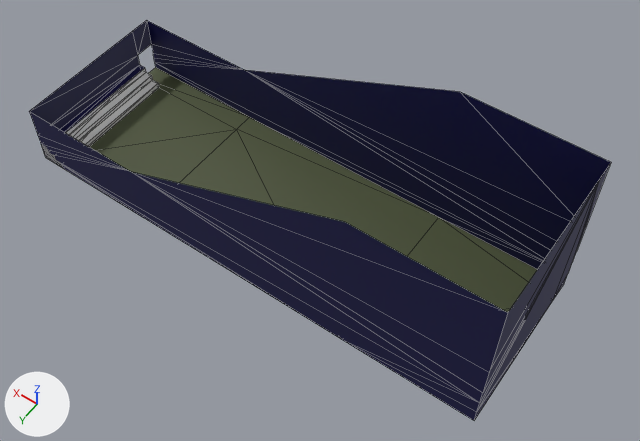
Two versions of the glTF model public/Models/Fronton.glb, one commit apart.
Rendered twice from a 50 mm camera at (-1.45, 1.83, 2.98) aimed at (-0.21, 0.09, 0.24). The axes (+X, +Y, +Z) are drawn at lower left. The lights are the same throughout. Mesh edges are drawn as thin lines. Where no turn or scale is listed for an object, it has been applied to the vertices. Vertices at the same position are counted once.

Before the edit, the objects in view are built like this:
```python
mat_material_001 = principled_material('Material.001')
mat_material_001.base_color = (0.00599, 0.0053, 0.0738)  # dark blue #12104d
mat_material_002 = principled_material('Material.002')
mat_material_002.base_color = (0.0727, 0.0887, 0.0389)  # dark green #4c5438
me_plane = bpy.data.meshes.new('Plane')
me_plane.from_pydata(...)  # 20 vertices, 28 faces; spans x 0.985..1.095, y -0.263..0.37, z 0.022..0.109
# before: 0 (1.095, 0.37, 0.022) at pixel (45, 157), 1 (1.095, -0.263, 0.022)
me_plane_001 = bpy.data.meshes.new('Plane.001')
me_plane_001.from_pydata(...)  # 40 vertices, 50 faces; spans x -1.09..1.09, y -0.36..0.37, z 0.02..0.75
me_plane_001.materials.append(mat_material_001)  # dark blue #12104d
me_plane_002 = bpy.data.meshes.new('Plane.002')
me_plane_002.from_pydata(...)  # 11 vertices, 10 faces; spans x -1.09..1.09, y -0.36..0.37, z 0.02
me_plane_002.materials.append(mat_material_002)  # dark green #4c5438
ob_plane = bpy.data.objects.new('Plane', me_plane)
ob_plane.location = (0.0, 0.0, 0.0)
ob_plane_001 = bpy.data.objects.new('Plane.001', me_plane_001)
ob_plane_001.location = (0.0, 0.0, 0.0)
ob_plane_002 = bpy.data.objects.new('Plane.002', me_plane_002)
ob_plane_002.location = (0.0, 0.0, 0.0)
```
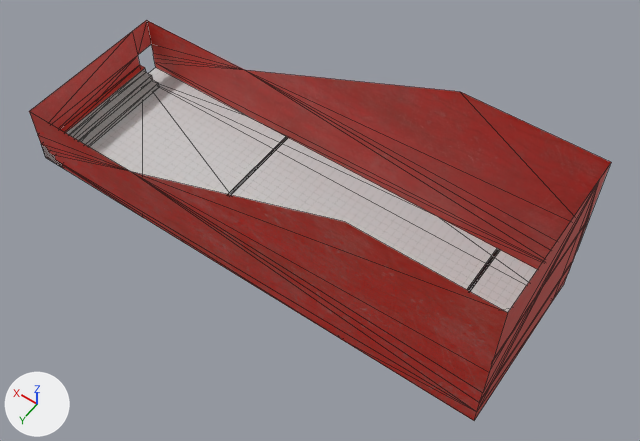
The newer file is also rescaled (x27.48), turned or shifted as a whole; pictures and numbers use the older file's frame.

Pixel boxes (x1, y1, x2, y2) of what changed, in the pictures (640 x 441 px):
'Plane.001', surface changed, reshaped (blue to red): before (29, 20, 611, 421); after (30, 20, 611, 421)
'Plane.002', surface changed, reshaped: before (89, 67, 537, 312); after (29, 20, 611, 419)
'Plane', reshaped: before (41, 68, 159, 168); after (41, 68, 537, 312)
'Plane.003', added: after (228, 137, 500, 291)
part 1 of me_plane, added: after (89, 68, 537, 312)
part 2 of me_plane, recoloured: (41, 68, 159, 167) in both
part 3 of me_plane_001, cut back: before (29, 20, 611, 419); after (51, 156, 480, 412)
part 4 of me_plane_001, recoloured (blue to red): (30, 20, 611, 421) in both

The change, as a list of edits to the scene's bpy script:
```text
Change mat_material_001:
    where n0 = _N.new('ShaderNodeBsdfPrincipled'); n0.name = 'Principled BSDF'
    remove n0.inputs[0].default_value = (0.00599, 0.0053, 0.0738, 1.0)  # 'Base Color', dark blue #12104d
    add n2 = _N.new('ShaderNodeTexImage'); n2.name = 'Image Texture'
    add n2.image = img_paintedplaster001_1k_jpg_color
    add n3 = _N.new('ShaderNodeMapping'); n3.name = 'Mapping'
    add n3.inputs[3].default_value = (1.0, 5.0, 1.0)  # 'Scale'
    add n4 = _N.new('ShaderNodeUVMap'); n4.name = 'UV Map'
    add n4.uv_map = 'UVMap'
    add _L.new(n2.outputs[0], n0.inputs[0])  # 'Color' to 'Base Color'
    add _L.new(n3.outputs[0], n2.inputs[0])  # 'Vector' to 'Vector'
    add _L.new(n4.outputs[0], n3.inputs[0])  # 'UV' to 'Vector'
Change mat_material_002:
    remove mat_material_002.base_color = (0.0727, 0.0887, 0.0389)  # dark green #4c5438
    add mat_material_002.texture = img_paintedplaster001_1k_jpg_color
Add mat_material_003:
    mat_material_003 = bpy.data.materials.new('Material.003')
    # uses the picture img_tiles002_1k_jpg_color
Change me_plane:
    verts and faces of me_plane; kept vertices keep their numbers, new ones are numbered from 20
    remove me_plane.from_pydata(...)  # 20 vertices, 28 faces; spans x 0.985..1.095, y -0.263..0.37, z 0.022..0.109
    add me_plane.from_pydata(...)  # 28 vertices, 36 faces; spans x -1.089..1.095, y -0.358..0.37, z 0.022..0.109
    me_plane part 1
    add verts[20] = (-1.089, -0.358, 0.022)  # pixel (564, 283)
    add verts[21] = (-1.089, 0.37, 0.022)  # pixel (474, 420)
    add verts[22] = (0.512, -0.358, 0.022)  # pixel (249, 117)
    add for new, old in zip([23, 24, 25], [20, 21, 22]): verts[new] = verts[old] + (0.583, 0.0, 0.0)
    add verts[26] = (0.512, 0.37, 0.022)  # pixel (142, 217)
    add verts[27] = (-1.089, -0.263, 0.022)  # pixel (553, 299)
    add faces += [(0, 26, 1), (21, 27, 24), (1, 26, 24), (1, 22, 25), (20, 23, 27), (1, 23, 22)]
    add faces += [(1, 24, 27), (1, 27, 23)]
    me_plane part 2: 28 faces spanning x 0.985..1.095, y -0.263..0.37, z 0.022..0.109 switch from no material to mat_material_003
Change me_plane_001:
    remove me_plane_001.from_pydata(...)  # 40 vertices, 50 faces; spans x -1.09..1.09, y -0.36..0.37, z 0.02..0.75
    add me_plane_001.from_pydata(...)  # 32 vertices, 28 faces; spans x -1.09..1.09, y -0.36..0.37, z 0.02..0.75
    me_plane_001 part 3
    8 vertices are removed from x -1.09..1.09, y -0.26..0.37, z 0.02..0.75
    25 faces are deleted
    3 new faces join them
    me_plane_001 part 4: 25 faces spanning x -1.09..1.09, y -0.36..0.37, z 0.02..0.75 switch from mat_material_001 (dark blue #12104d) to mat_material_002 (picture img_paintedplaster001_1k_jpg_color)
Change me_plane_002:
    remove me_plane_002.from_pydata(...)  # 11 vertices, 10 faces; spans x -1.09..1.09, y -0.36..0.37, z 0.02
    remove me_plane_002.materials.append(mat_material_002)  # dark green #4c5438
    add me_plane_002.from_pydata(...)  # 26 vertices, 22 faces; spans x -1.09..1.09, y -0.36..0.37, z 0.02..0.75
    me_plane_002 part 5
    6 vertices are removed from x -0.51..1.09, y -0.36..0.37, z 0.02
    10 faces are deleted
    16 vertices are added at x -1.09..1.09, y -0.36..0.37, z 0.09..0.75
    5 new vertices lie (0.0, 0.63, 0.0) away from vertices in x -1.09..1.09, y -0.26, z 0.11..0.75
    22 new faces join them
    add me_plane_002.materials.append(mat_material_001)
Add me_plane_003:
    me_plane_003.from_pydata([(-0.804, -0.362, -0.083), (-0.79, -0.362, -0.083), (-0.804, 0.362, -0.083), (-0.79, 0.362, -0.083), (0.282, -0.362, -0.083), (0.297, -0.362, -0.083), (0.282, 0.362, -0.083), (0.297, 0.362, -0.083), (-1.089, -0.362, 0.343), (-1.089, -0.362, 0.328), (-1.089, 0.362, 0.343), (-1.089, 0.362, 0.328), (-1.089, -0.362, 0.064), (-1.089, -0.362, 0.05), (-1.089, 0.362, 0.064), (-1.089, 0.362, 0.05)], [], [(0, 1, 3), (0, 3, 2), (4, 5, 7), (4, 7, 6), (8, 9, 11), (8, 11, 10), (12, 13, 15), (12, 15, 14)])
    me_plane_003.materials.append(mat_material_004)  # black #000000
Add ob_plane_003:
    ob_plane_003 = bpy.data.objects.new('Plane.003', me_plane_003)
    ob_plane_003.location = (0.003, 0.006, 0.106)
```
